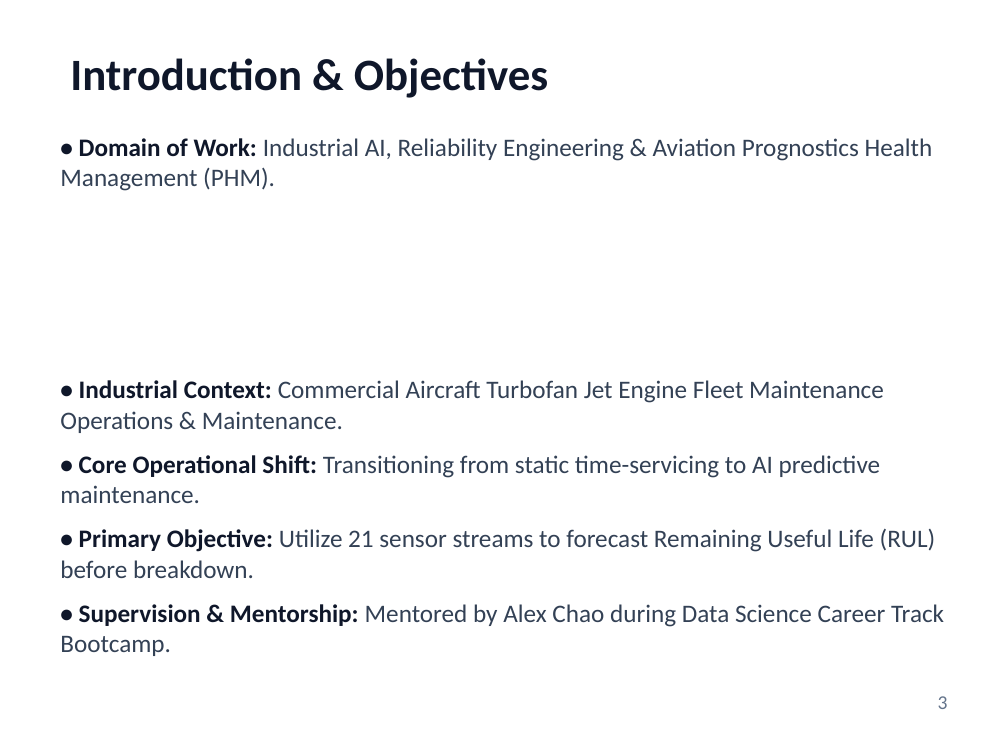
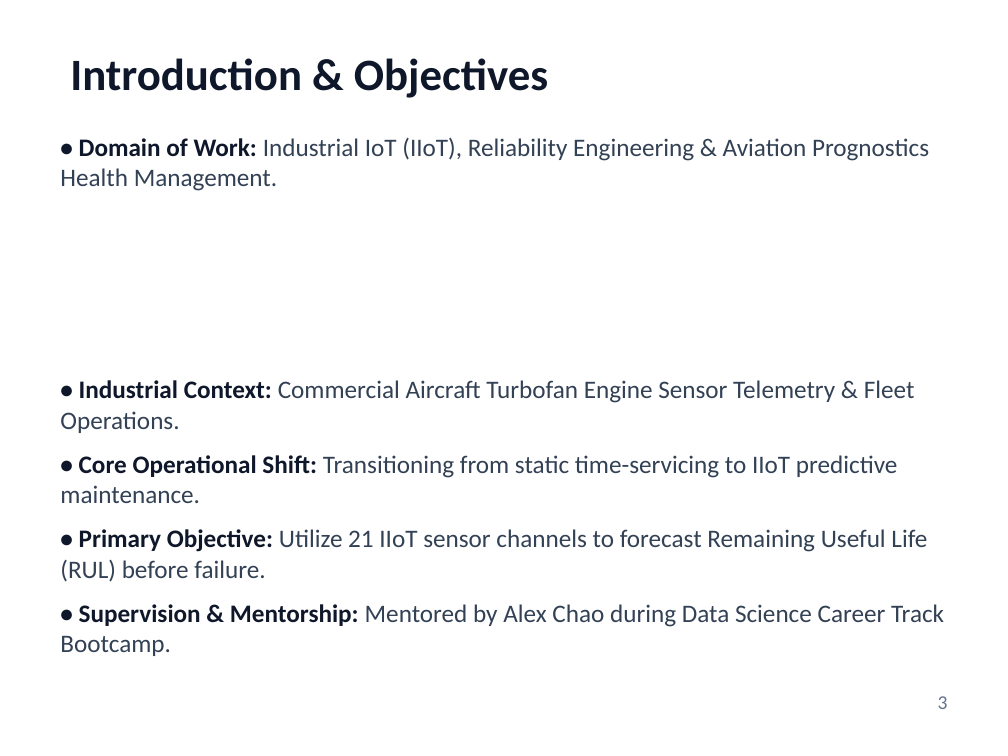
Before and after one commit to PiyushTiwari2051/Predictive-Master, a slide deck: slide 3 of Internship Presentation PPTs Template Final.pptx. Drawn at 1008x756 pixels with LibreOffice and Linux fonts; fonts in the diff are those of the drawing. Boxes give left, top, right and bottom in pixels: in the first picture for what was removed or moved away, otherwise in the second. Text is boxed around its words. In the diff, an @@ line names an element or a change of style, - is before the commit and + after.

Commit message:
Enrich presentation deck with Industrial IoT (IIoT) engineering focus

```diff
--- a/Internship Presentation PPTs Template Final.pptx
+++ b/Internship Presentation PPTs Template Final.pptx
@@ text at box(60, 137, 929, 582): text changed @@
-• Domain of Work: Industrial AI, Reliability Engineering & Aviation Prognostics Health Management (PHM).
-• Industrial Context: Commercial Aircraft Turbofan Jet Engine Fleet Maintenance Operations & Maintenance.
-• Core Operational Shift: Transitioning from static time-servicing to AI predictive maintenance.
-• Primary Objective: Utilize 21 sensor streams to forecast Remaining Useful Life (RUL) before breakdown.
+• Domain of Work: Industrial IoT (IIoT), Reliability Engineering & Aviation Prognostics Health Management.
+• Industrial Context: Commercial Aircraft Turbofan Engine Sensor Telemetry & Fleet Operations.
+• Core Operational Shift: Transitioning from static time-servicing to IIoT predictive maintenance.
+• Primary Objective: Utilize 21 IIoT sensor channels to forecast Remaining Useful Life (RUL) before failure.
```
Also in this commit, not shown: 10 other slides changed, 1 other file.
